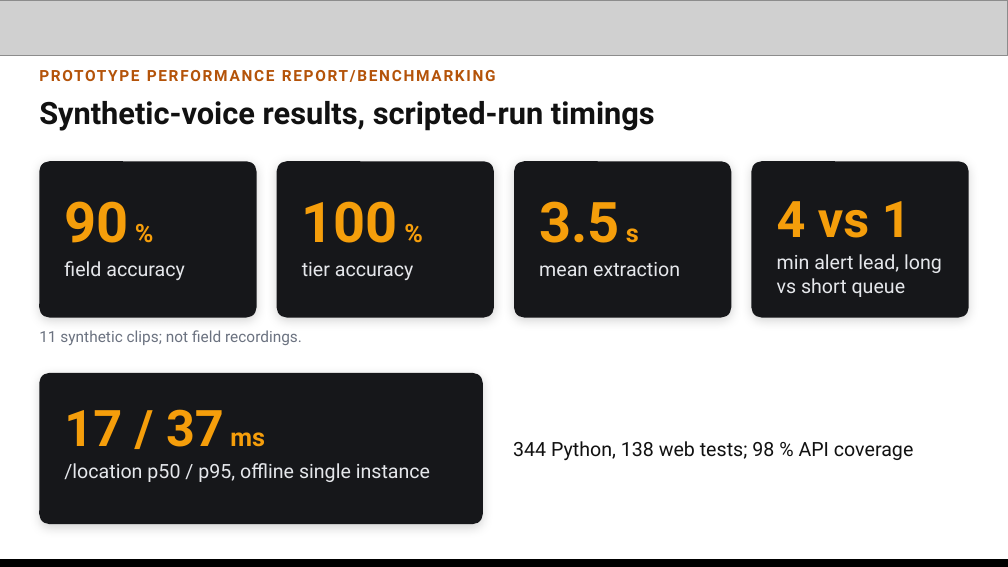
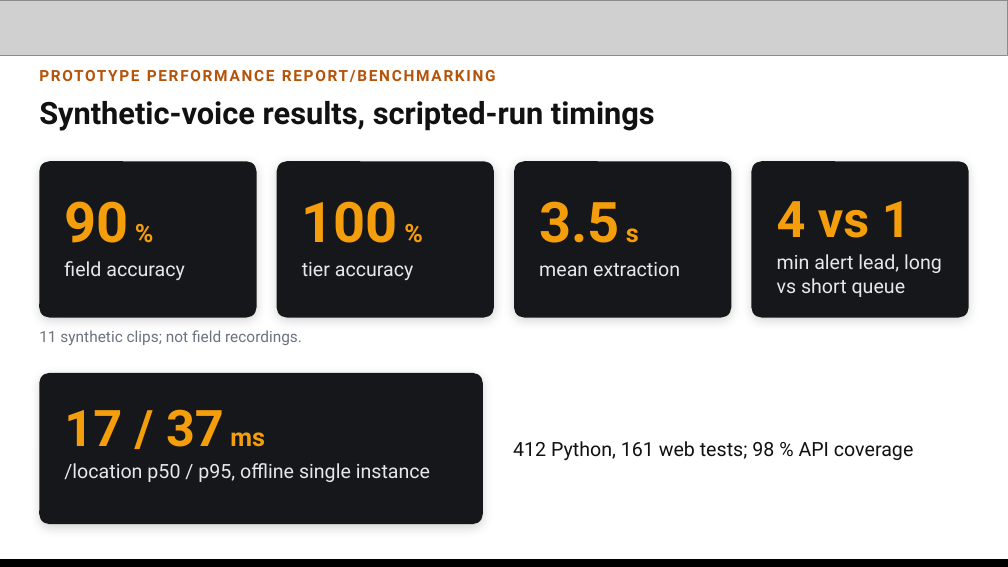
Before and after one commit to Nandish3010/ideal-disco, a slide deck: slide 12 of deck/Green-Corridor-Submission.pptx. Drawn at 1008x567 pixels with LibreOffice and Linux fonts; fonts in the diff are those of the drawing; grey boxes stand for pictures. Boxes give left, top, right and bottom in pixels: in the first picture for what was removed or moved away, otherwise in the second. Text is boxed around its words. In the diff, an @@ line names an element or a change of style, - is before the commit and + after.

```diff
--- a/deck/Green-Corridor-Submission.pptx
+++ b/deck/Green-Corridor-Submission.pptx
@@ text at [513, 441, 914, 460]: text changed @@
-344 Python, 138 web tests; 98 % API coverage
+412 Python, 161 web tests; 98 % API coverage
```
Also in this commit, not shown: 12 other files.
